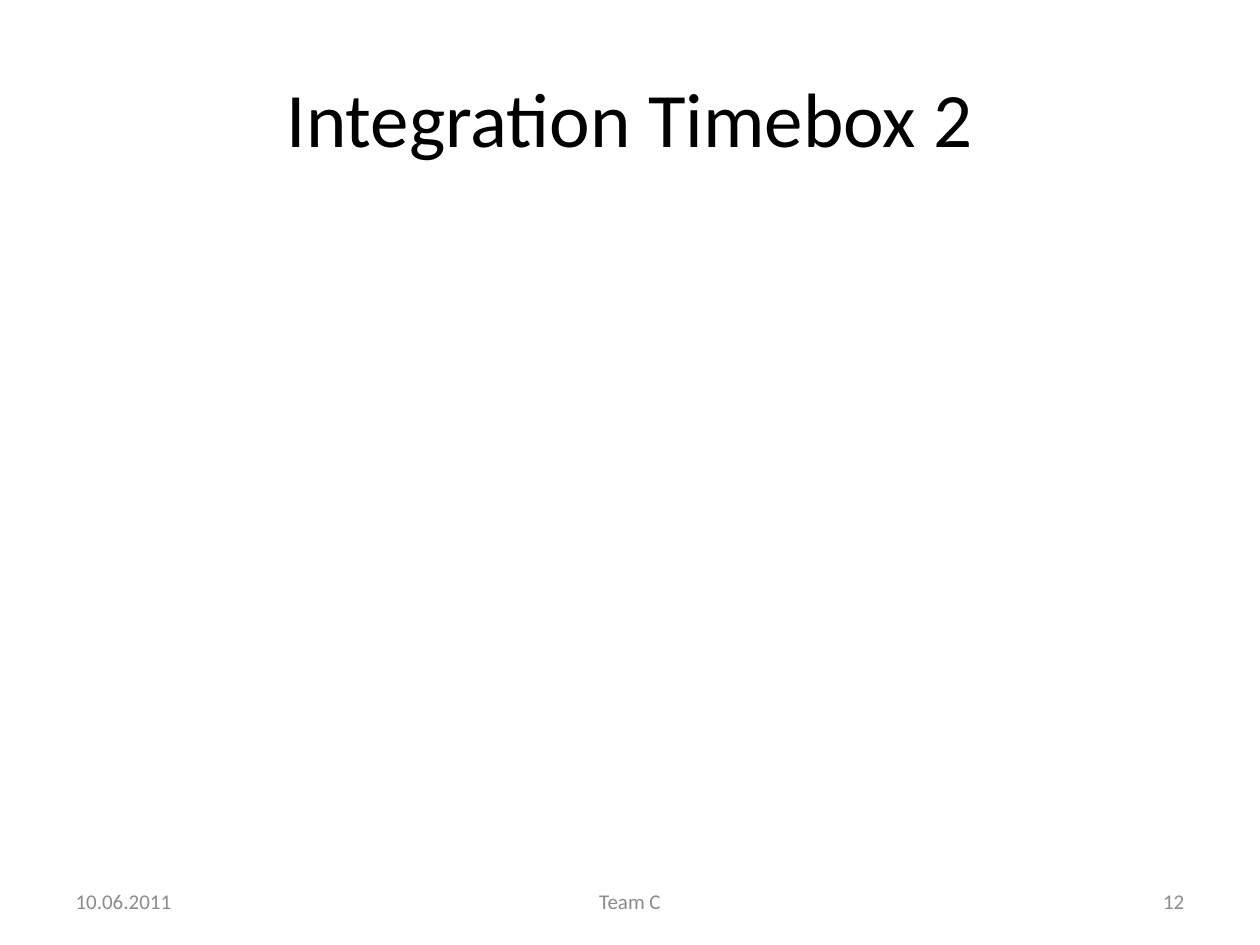
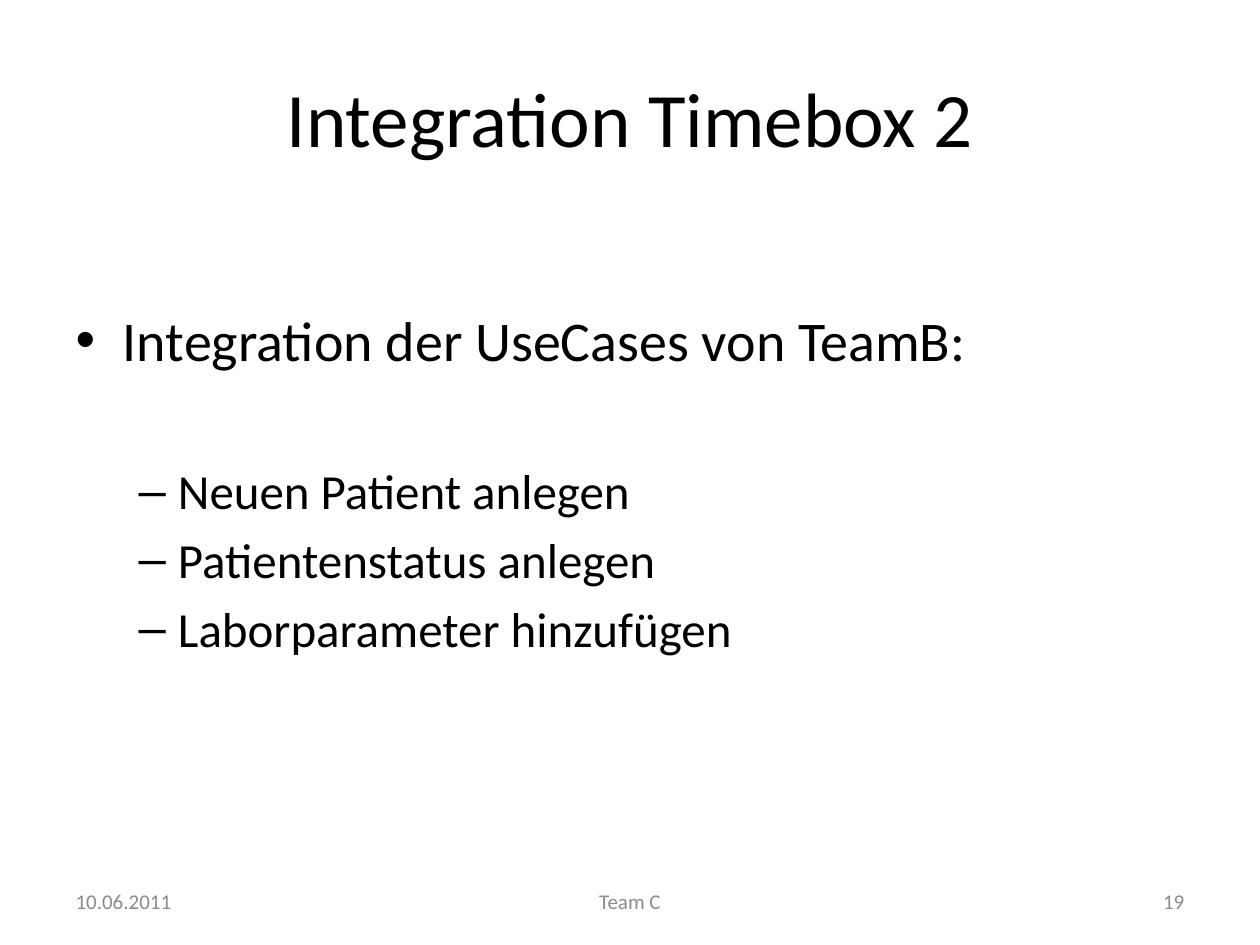
Before and after one commit to manuelTscholl/easydiet-team-c, a slide deck: slide 19 of doc/Abschluss/EasyDiet.pptx (slide 12 before the commit). Drawn at 1260x945 pixels with LibreOffice and Linux fonts; fonts in the diff are those of the drawing. Boxes give left, top, right and bottom in pixels: in the first picture for what was removed or moved away, otherwise in the second. Text is boxed around its words. In the diff, an @@ line names an element or a change of style, - is before the commit and + after.

```diff
--- a/doc/Abschluss/EasyDiet.pptx
+++ b/doc/Abschluss/EasyDiet.pptx
@@ text added at [123,322,965,656], 28 pt, text #000000 @@
+• Integration der UseCases von TeamB:
+  – Neuen Patient anlegen
+  – Patientenstatus anlegen
+  – Laborparameter hinzufügen
@@ page number at [1163,895,1184,909]: text changed @@
-12
+19
```
Also in this commit, not shown: 11 other slides changed, 11 slides added, 3 other files.
